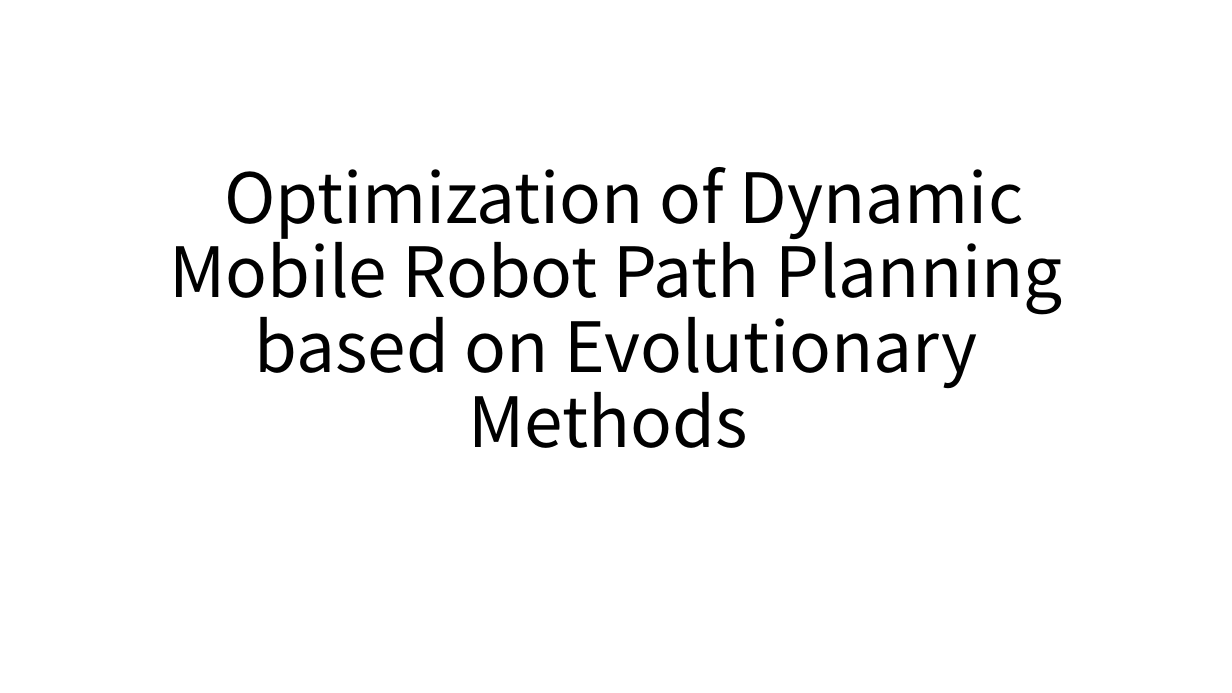
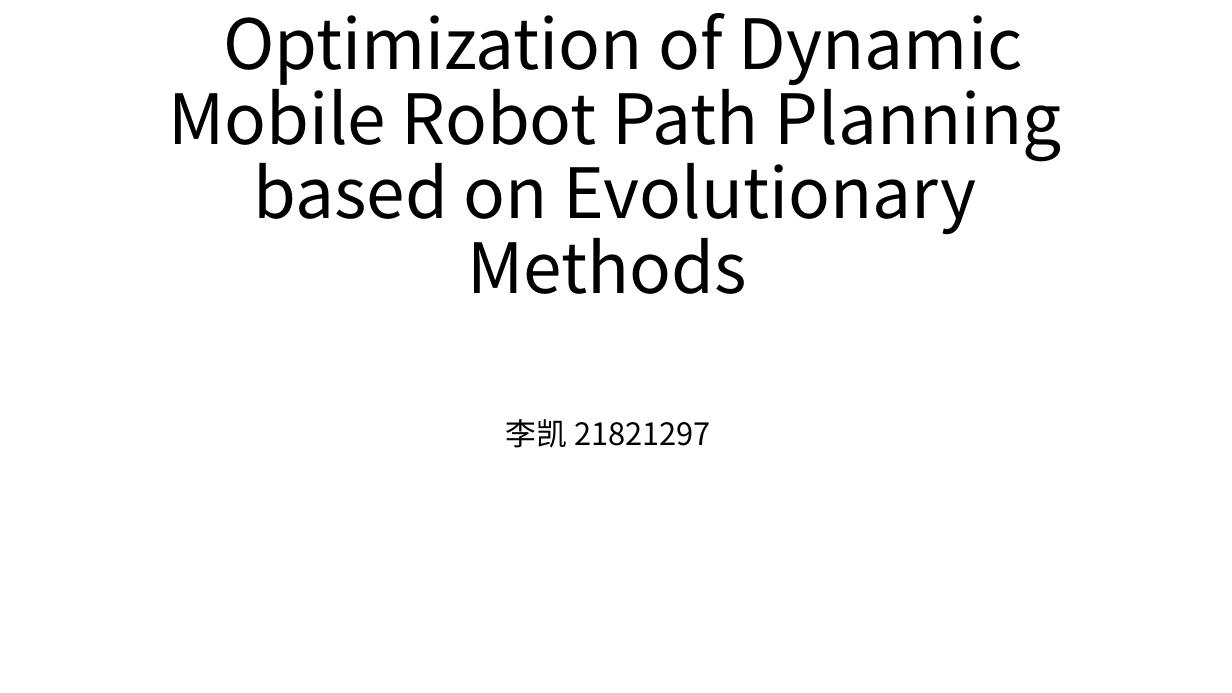
Before and after one commit to likaihz/EAS, a slide deck: slide 1 of likai/final.pptx. Drawn at 1232x693 pixels with LibreOffice and Linux fonts; fonts in the diff are those of the drawing. Boxes give left, top, right and bottom in pixels: in the first picture for what was removed or moved away, otherwise in the second. Text is boxed around its words. In the diff, an @@ line names an element or a change of style, - is before the commit and + after.

Commit message:
likai

```diff
--- a/likai/final.pptx
+++ b/likai/final.pptx
@@ title "Optimization of Dynamic Mobile Robot ...": place and size @@
-title "Optimization of Dynamic Mobile Robot ..." at (169, 167, 1063, 448)
+title "Optimization of Dynamic Mobile Robot ..." at (168, 13, 1063, 294)
@@ text added at (506, 419, 711, 448), 24 pt, text #000000 @@
+李凯 21821297
```
